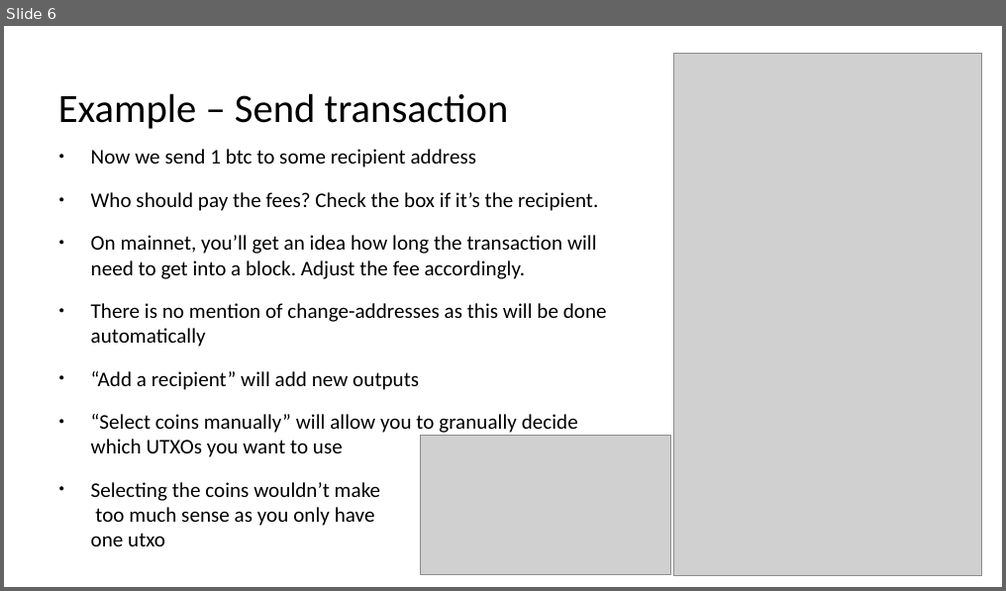
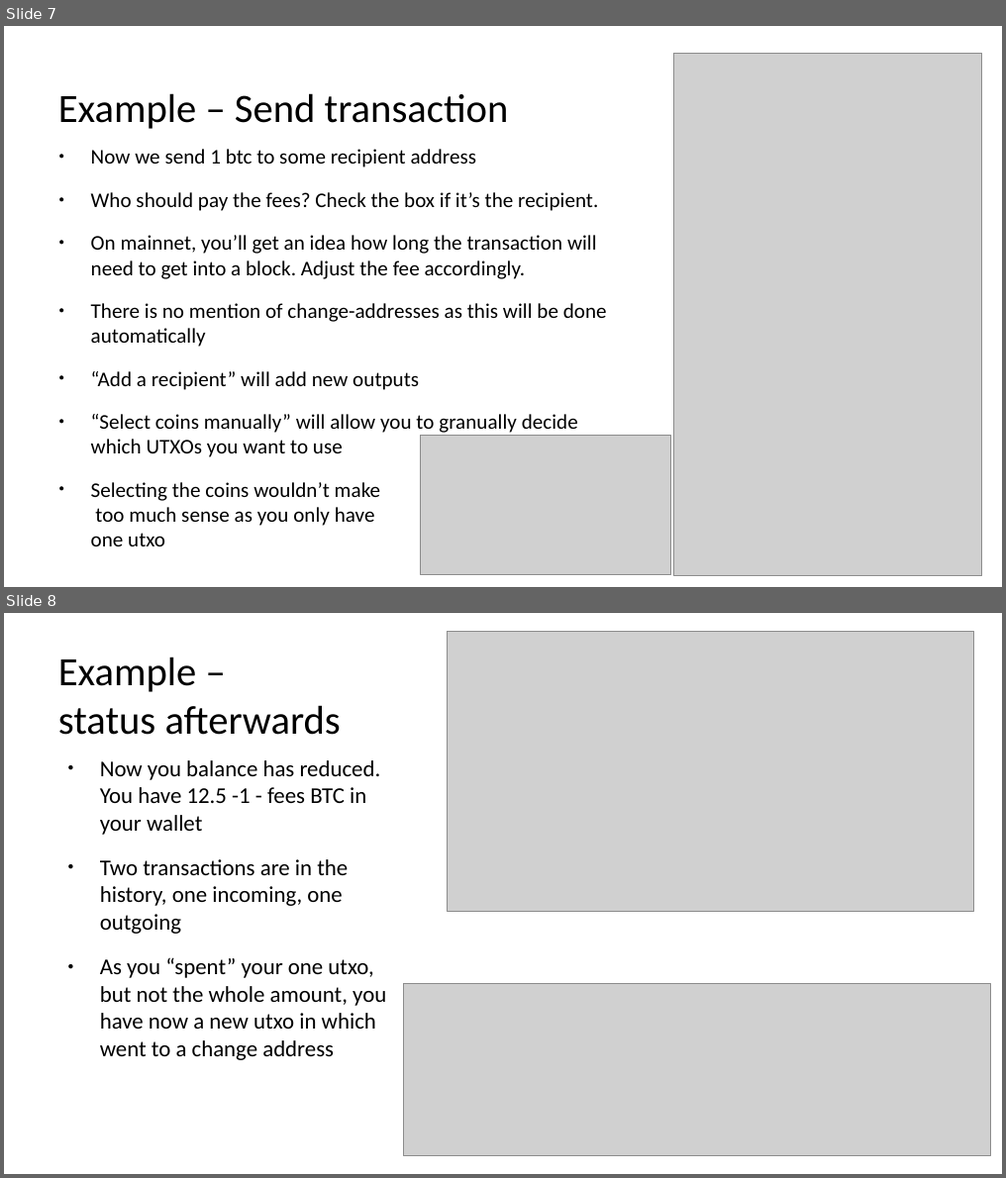
Before and after one commit to cryptoadvance/specter-education, a slide deck: content/bitcoin101/03_bitcoin-theory-outputs-changeaddresses.odp. Shown one above the other, each under a label of ours: slide 6 before the commit, slides 7 and 8 after it. The pictures are 1006x591 and 1006x1178 pixels, drawn with LibreOffice and Linux fonts; fonts in the diff are those of the drawing; grey boxes stand for pictures. Boxes give left, top, right and bottom in pixels: in the first picture for what was removed or moved away, otherwise in the second. Text is boxed around its words. In the diff, an @@ line names an element or a change of style, - is before the commit and + after.

```diff
--- a/content/bitcoin101/03_bitcoin-theory-outputs-changeaddresses.odp
+++ b/content/bitcoin101/03_bitcoin-theory-outputs-changeaddresses.odp
@@ slide 8 added at (4, 613, 1002, 1174), background #FFFFFF @@
@@ picture added at (448, 631, 974, 912) @@
@@ title added at (58, 657, 341, 735), 32 pt, text #000000 @@
+Example –
+status afterwards
@@ text added at (100, 761, 386, 1060), 18 pt, text #000000 @@
+● Now you balance has reduced. You have 12.5 -1 - fees BTC in your wallet
+● Two transactions are in the history, one incoming, one outgoing
+● As you “spent” your one utxo, but not the whole amount, you have now a new utxo in which went to a change address
@@ picture added at (403, 984, 991, 1157) @@
@@ what was slide 6 is now slide 7 @@
```
Also in this commit, not shown: 4 slides changed, 1 other slide added, 1 slide removed, 3 other files.
